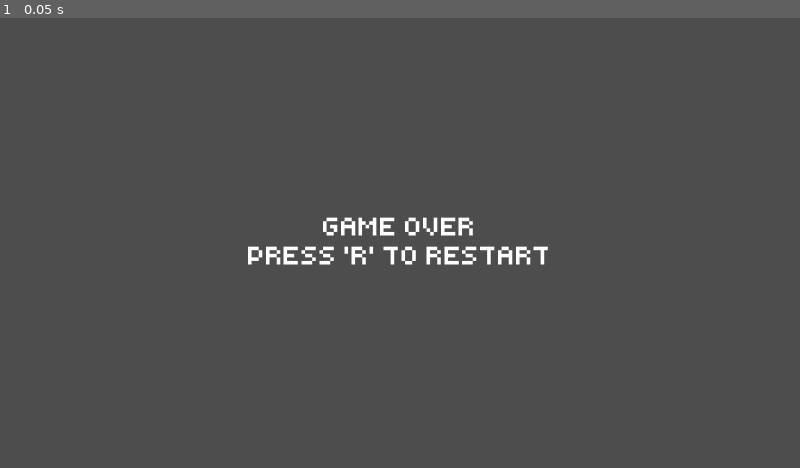
Above: before the commit, frame 1.
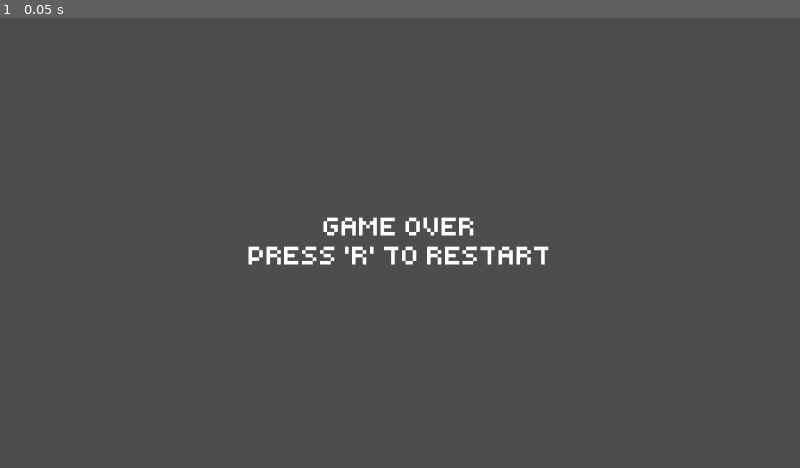
Above: after the commit, the same moment.

Repository: asterbot/uwgdc-game-jam-2025
Game: Godot game, scene res://scenes/win_scene.tscn
Two runs of this game, one before a commit and one after it. Both use one fixed random seed, a clock stepped at 60 frames per second and the inputs below. This scene is started directly instead of the project's main scene.
Inputs:
- Up to frame 1 (0.05 s): no input

The runs differ from the first frame. In frame 1, 0.4% of the frame differs, in the area x 31-69%, y 44-55%.

Commit message:
final final

Diff:
--- a/scenes/win_scene.tscn
+++ b/scenes/win_scene.tscn
@@ -10,10 +10,17 @@
 
 [node name="Labels" type="VBoxContainer" parent="."]
 unique_name_in_owner = true
-offset_left = 496.0
-offset_top = 392.0
-offset_right = 1103.0
-offset_bottom = 508.0
+anchors_preset = 8
+anchor_left = 0.5
+anchor_top = 0.5
+anchor_right = 0.5
+anchor_bottom = 0.5
+offset_left = -303.5
+offset_top = -58.0
+offset_right = 303.5
+offset_bottom = 58.0
+grow_horizontal = 2
+grow_vertical = 2
 size_flags_horizontal = 4
 size_flags_vertical = 4
 theme_override_constants/separation = 0
Not shown: 1 places in scenes/win_scene.tscn that only renumber resources
